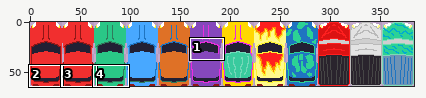
File history of a sprite sheet, Studio Nogg/Sprite_Cars.png. Above: a wide view before the commit, with the close-up outlined.
Close-up. Before:
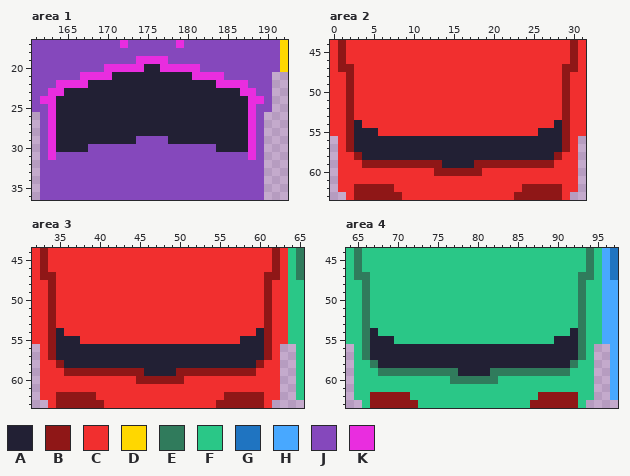
The file is 384x64 pixels. Colours within 5 levels of each other are drawn and written as one. Shown: area 1: x 161..192, y 17..36; area 2: x 0..31, y 44..63; area 3: x 32..65, y 44..63; area 4: x 64..97, y 44..63. The commit also changed other parts of the picture, which this record leaves out.
Palette (. is transparent): A #222034  B #8f1717  C #f12f2f  D #ffd700  E #307b5c  F #2ac787  G #1f74c1  H #48a8ff  J #8548bc  K #e92ddf
After the commit:
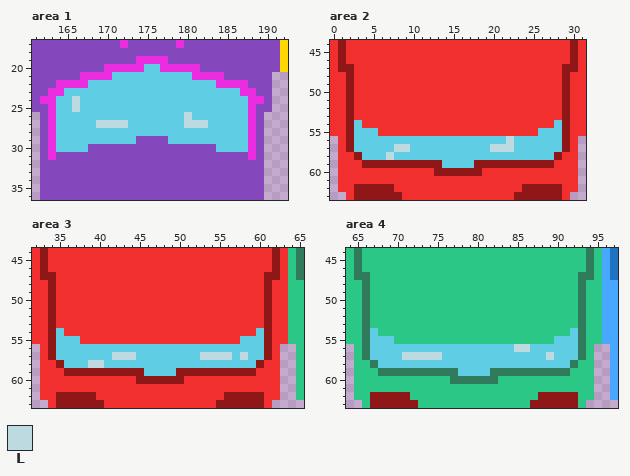
Colours new in this view: L #bddae0
The exact change:
colour A: #222034 -> #5fcde4
Changed rows in their new state; - is a pixel that keeps its letter.
Area 1:
first column x 166:
24 L----------------
25 L----------------
26 --------------L--
27 ---LLLL-------LLL
Area 2:
first column x 7:
56 ---------------L
57 -LL----------LLL
58 L---------------
Area 3:
first column x 39:
57 ---LLL--------LLLL-L
58 LL------------------
Area 4:
first column x 71:
56 --------------LL---
57 LLLLL-------------L
Pixel boxes of the changes (left, top, right, bottom) in both close-ups:
changed: (56, 64, 248, 152)
changed: (354, 120, 562, 168)
changed: (56, 328, 264, 376)
changed: (370, 328, 578, 376)
